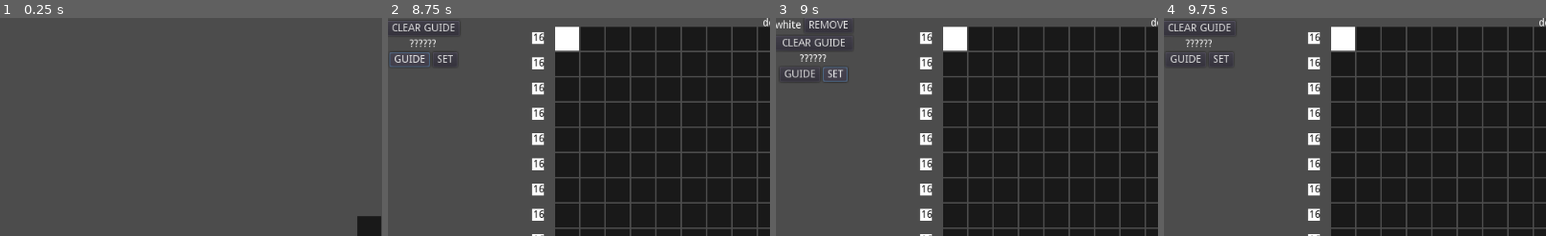
Above: before the commit, frames 1-4 (left to right).
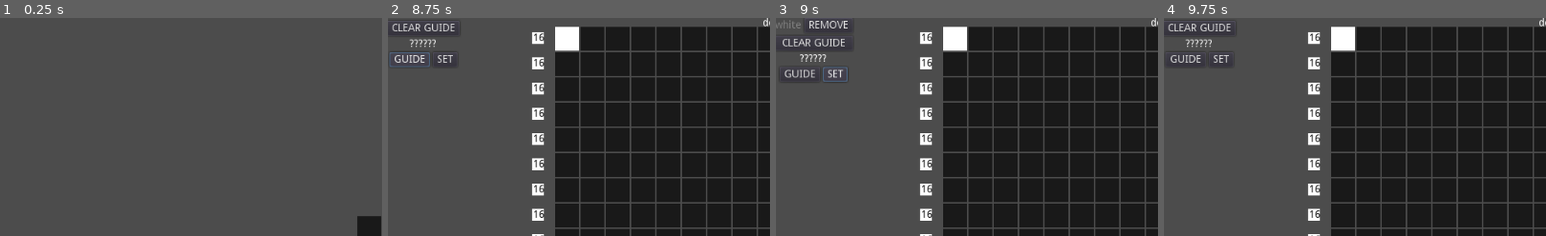
Above: after the commit, the same moments.

Repository: marschium/nonogram-idle
Game: Godot game, scene res://scenes/Main.tscn
The game is run twice, just before and just after one commit, with the same random seed, the same clock (stepped at 60 frames per second) and the same inputs. The project has no main scene, so this scene is started directly.
Inputs (mouse positions are % of the whole screen's width and height, from its top left):
- Up to frame 1 (0.25 s): no input
- Up to frame 2 (8.75 s): click "Expand 2 (8)" at 0.5 s; click "Expand 4 (16)" at 1.25 s; click "Expand 8 (32)" at 2 s; click "Expand 16 (64)" at 2.75 s; click (50, 96) at 3.5 s; click (50, 96) at 4.25 s; click (50, 96) at 5 s; tap Enter at 5.75 s; move the mouse to (23, 5) at 5.77 s; click (23, 5) at 5.92 s; click "Autoclicker Patterns" at 6.5 s; click "CLEAR GUIDE" at 7.25 s; click "GUIDE" at 8 s
- Up to frame 3 (9 s): click "SET" at 8.75 s
- Up to frame 4 (9.75 s): click "REMOVE" at 9.5 s
The pictures show only the part of the screen within x 0-50%, y 0-50%; the shares and areas given below are measured in that part.

Frames 1-2 are identical in both runs. In frame 3, 0.1% of the frame differs, in the area x 0-7%, y 0-5%; in frame 4, nothing differs.

Commit message:
show active pattern when autoclicking

Diff:
--- a/game/scenes/AutoClicker.gd
+++ b/game/scenes/AutoClicker.gd
@@ -2,6 +2,7 @@
 
 signal click_any(color)
 signal click(x, y, color)
+signal pattern_changed(pattern)
 
 export var running = false
 
@@ -24,6 +25,8 @@
 	current_clicker_idx += 1
 	if current_clicker_idx >= $PatternClickers.get_child_count():
 		current_clicker_idx = 0
+	if $PatternClickers.get_child_count() > 0:
+		emit_signal("pattern_changed", current_clicker().pattern)
 
 func can_run():
 	return !running and has_clicker() and len(current_clicker().clicks) != 0
@@ -32,10 +35,8 @@
 	if not can_run():
 		return
 	running = true
-	if single:
-		$SingleAutoClicker.start()
-	else:
-		current_clicker().start(x, y)
+	current_clicker().start(x, y)
+	emit_signal("pattern_changed", current_clicker().pattern)
 
 func stop():
 	if not running:
@@ -43,10 +44,7 @@
 	running = false
 	if current_clicker() == null:
 		return
-	if single:
-		$SingleAutoClicker.stop()
-	else:
-		current_clicker().stop()
+	current_clicker().stop()
 
 func clear():
 	for c in $PatternClickers.get_children():
--- a/game/scenes/AutoclickerControl.gd
+++ b/game/scenes/AutoclickerControl.gd
@@ -21,6 +21,9 @@
 func autoclicker_stopped():
 	$VBoxContainer/AutoclickerButton.pressed = false
 
+func autoclicker_current_pattern(pattern):
+	$VBoxContainer/PatternsControl.set_current_active(pattern)
+
 func add_pattern(pattern):
 	$VBoxContainer/PatternsControl.add_pattern(pattern)
 
--- a/game/scenes/Main.gd
+++ b/game/scenes/Main.gd
@@ -143,7 +143,6 @@
 		if not autoclicker.running:
 			toggle_autoclicker(false)
 
-
 func _on_AutoclickerControl_guide_toggled(enabled, pattern):
 	if enabled:
 		$Gameboard.show_guide(pattern.tiles)
@@ -152,3 +151,6 @@
 
 func _on_Combo_complete(words, num):
 	print("Combo finished")
+
+func _on_Autoclicker_pattern_changed(pattern):
+	autoclicker_control.autoclicker_current_pattern(pattern)
--- a/game/scenes/Main.tscn
+++ b/game/scenes/Main.tscn
@@ -189,6 +189,7 @@
 [connection signal="tile_clicked" from="Gameboard" to="." method="_on_Gameboard_tile_clicked"]
 [connection signal="click" from="Autoclicker" to="." method="_on_Autoclicker_click"]
 [connection signal="click_any" from="Autoclicker" to="." method="_on_Autoclicker_click_any"]
+[connection signal="pattern_changed" from="Autoclicker" to="." method="_on_Autoclicker_pattern_changed"]
 [connection signal="autoclicker_upgrade" from="CanvasLayer/UpgradeControl" to="." method="_on_UpgradeControl_autoclicker_upgrade"]
 [connection signal="color_upgrade" from="CanvasLayer/UpgradeControl" to="." method="_on_UpgradeControl_color_upgrade"]
 [connection signal="expand_grid_upgrade" from="CanvasLayer/UpgradeControl" to="." method="_on_UpgradeControl_expand_grid_upgrade"]
--- a/game/scenes/PatternsControl.gd
+++ b/game/scenes/PatternsControl.gd
@@ -37,6 +37,15 @@
 	for pc in pattern_select_vbox.get_children():
 		pc.visible = show_pattern(pc.pattern)
 
+
+func set_current_active(pattern):
+	for c in active_pattern_container.get_children():
+		if c.pattern == pattern:
+			c.mark_active()
+		else:
+			c.mark_inactive()
+
+
 func _on_PatternSelect_guide_selected(pattern):
 	emit_signal("guide_selected", pattern)
 
--- a/game/scenes/ui/ActivePatternControl.gd
+++ b/game/scenes/ui/ActivePatternControl.gd
@@ -7,7 +7,14 @@
 # Called when the node enters the scene tree for the first time.
 func _ready():
 	$HBoxContainer/Label.text = pattern.pattern_name
+	mark_inactive()
 
 func _on_Button_pressed():
 	emit_signal("removed")
 	queue_free()
+
+func mark_inactive():
+	$HBoxContainer/Label.modulate = Color(0.5, 0.5, 0.5)
+
+func mark_active():
+	$HBoxContainer/Label.modulate = Color(0.1, 1.0, 0.1)
